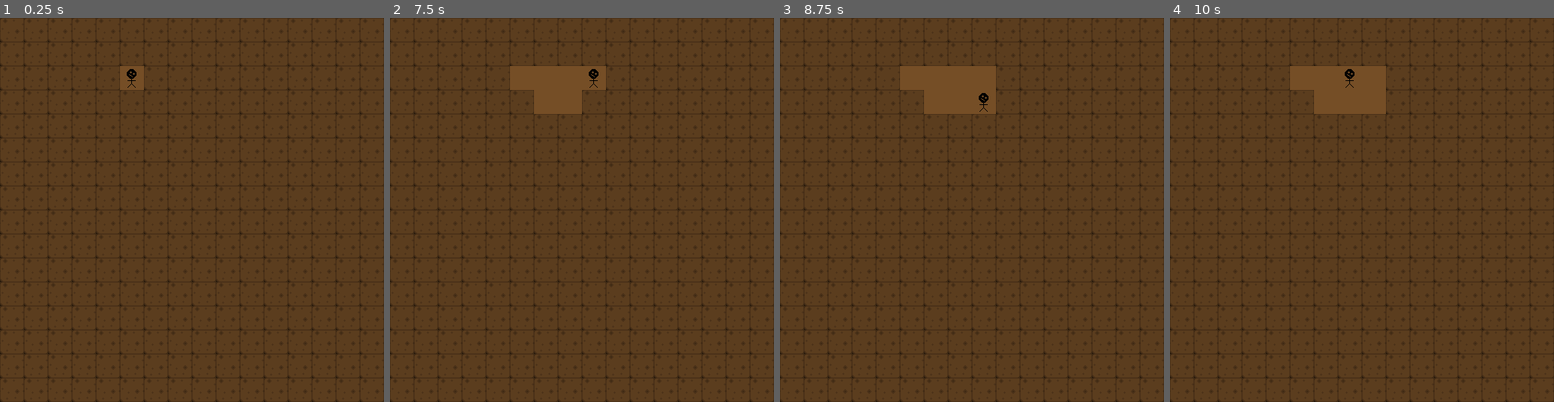
Above: before the commit, frames 1-4 (left to right).
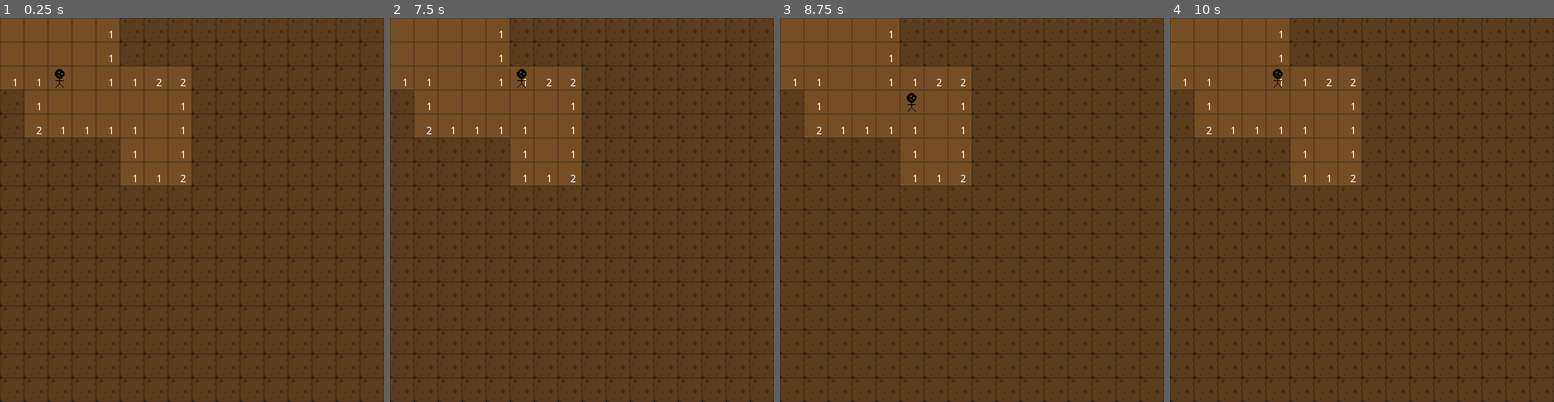
Above: after the commit, the same moments.

Repository: tehAndrew/RogueMine
Game: Godot game, scene res://scenes/Grid.tscn
Two runs of this game, one before a commit and one after it. Both use one fixed random seed, a clock stepped at 60 frames per second and the inputs below.
Inputs:
- Up to frame 1 (0.25 s): no input
- Up to frame 2 (7.5 s): tap Enter at 0.5, 2, 3.5 s; hold Right (ui_right) 0.53-1.28 s; tap Space at 1.25, 2.75, 4.25 s; hold Down (ui_down) 1.28-2.03 s; hold Right (ui_right) 2.03-2.78 s; hold Up (ui_up) 2.78-3.53 s; hold Left (ui_left) 3.53-5.03 s; hold Down (ui_down) 5.03-5.78 s; hold Right (ui_right) 5.78-6.53 s; hold Up (ui_up) 6.53-7.28 s; hold Right (ui_right) from 7.28 s (still down)
- Up to frame 3 (8.75 s): release Right (ui_right) at 8.03 s; hold Down (ui_down) from 8.03 s (still down)
- Up to frame 4 (10 s): release Down (ui_down) at 8.78 s; hold Left (ui_left) 8.78-9.53 s; hold Up (ui_up) from 9.53 s (still down)

The runs differ from the first frame. In frame 1, 13% of the frame differs, in the area x 0-50%, y 0-44%; in frame 2, 12%; in frame 3, 13%; in frame 4, 13%.

Commit message:
basic minesweeper behavior implemented

Diff:
--- a/scenes/GridNode.tscn
+++ b/scenes/GridNode.tscn
@@ -4,3 +4,11 @@
 
 [node name="GridNode" type="Node2D"]
 script = ExtResource( 1 )
+
+[node name="NeighboringMineLabel" type="Label" parent="."]
+margin_right = 32.0
+margin_bottom = 32.0
+text = "0"
+__meta__ = {
+"_edit_use_anchors_": false
+}
--- a/scripts/Grid.gd
+++ b/scripts/Grid.gd
@@ -2,6 +2,7 @@
 
 # Includes ---
 const Player = preload("res://scenes/GridObjects/Player.tscn")
+const Mine = preload("res://scenes/GridObjects/Mine.tscn")
 const GridNode = preload("res://scenes/GridNode.tscn")
 
 # Private members
@@ -33,8 +34,18 @@
 		_grid_node_arr.append(col)
 
 func _uncover(pos : Vector2) -> void:
-	_grid_node_arr[pos.x][pos.y].uncover()
-	$GridTileMap.set_cellv(pos, 1)
+	if (_grid_node_arr[pos.x][pos.y]._covered):
+		_grid_node_arr[pos.x][pos.y].uncover()
+		$GridTileMap.set_cellv(pos, 1)
+
+		if (_grid_node_arr[pos.x][pos.y]._neighboring_mines == 0):
+			for x_offset in range(-1, 2):
+				for y_offset in range(-1, 2):
+					if (!(x_offset == 0 && y_offset == 0) && _is_inside_grid(pos + Vector2(x_offset, y_offset))):
+						_uncover(pos + Vector2(x_offset, y_offset))
+
+func _is_inside_grid(pos : Vector2) -> bool:
+	return pos.x >= 0 && pos.y >= 0 && pos.x < _cell_amount.x && pos.y < _cell_amount.y
 
 # Constructor
 func init(pos : Vector2, size : Vector2, cell_amount : Vector2) -> void:
@@ -45,14 +56,41 @@
 
 	$GridTileMap.init(_cell_size)
 	_generate_grid_node_arr()
-	spawn_player(Vector2(5, 2))
+	spawn_mine(Vector2(5, 1))
+	spawn_mine(Vector2(7, 1))
+	spawn_mine(Vector2(0, 3))
+	spawn_mine(Vector2(1, 5))
+	spawn_mine(Vector2(4, 5))
+	spawn_mine(Vector2(7, 7))
+	spawn_mine(Vector2(8, 3))
+	spawn_mine(Vector2(8, 6))
+	spawn_player(Vector2(2, 2))
 
 func spawn_player(var pos : Vector2):
+	if (!_is_inside_grid(pos)):
+		push_error("Can't spawn player outside of grid.")
+		get_tree().quit()
+
 	var player : Node = Player.instance()
 	player.init(_cell_size)
 	_grid_node_arr[pos.x][pos.y].place_object(player)
 	_uncover(pos)
 	player.connect("request_movement", self, "_on_Player_request_movement")
+
+func spawn_mine(var pos : Vector2):
+	if (!_is_inside_grid(pos)):
+		push_error("Can't spawn mine outside of grid.")
+		get_tree().quit()
+
+	var mine : Node = Mine.instance()
+	mine.init(_cell_size)
+	_grid_node_arr[pos.x][pos.y].place_object(mine)
+
+	# Notify cells in eight direction about this new mines existence.
+	for x_offset in range(-1, 2):
+		for y_offset in range(-1, 2):
+			if (!(x_offset == 0 && y_offset == 0) && _is_inside_grid(pos + Vector2(x_offset, y_offset))):
+				_grid_node_arr[pos.x + x_offset][pos.y + y_offset].register_neighboring_mine()
 
 func _on_Player_request_movement(direction : String, obj_id : Node) -> void:
 	var obj_pos = obj_id.get_pos()
@@ -78,9 +116,3 @@
 				_grid_node_arr[obj_pos.x][obj_pos.y].take_object(obj_id)
 				_grid_node_arr[obj_pos.x][obj_pos.y - 1].place_object(obj_id)
 				_uncover(Vector2(obj_pos.x, obj_pos.y - 1))
-
-# Debug
-func _draw() -> void:
-	for x in range(1, _cell_amount.x):
-		for y in range(1, _cell_amount.y):
-			draw_circle (Vector2(x * _cell_size.x, y * _cell_size.y), 1, Color(0, 0, 0))
--- a/scripts/GridNode.gd
+++ b/scripts/GridNode.gd
@@ -7,6 +7,7 @@
 var _covered : bool
 var _grid_object_arr : Array
 var _size : Vector2
+var _neighboring_mines : int
 
 # Private helpers ---
 func _grid_pos() -> Vector2:
@@ -19,15 +20,27 @@
 	_grid_object_arr = []
 	_covered = true
 	_size = size
+	_neighboring_mines = 0
 	set_position(pos)
+	$NeighboringMineLabel.set_text(String(_neighboring_mines) if (_neighboring_mines > 0) else "")
+	$NeighboringMineLabel.hide()
 
 # Public methods ---
 # Uncover node, all contained objects will become visible. There is no need to cover the node
 # again because of the nature of minesweeper.
 func uncover() -> void:
 	_covered = false
+	$NeighboringMineLabel.show()
 	for grid_object in _grid_object_arr:
 		grid_object.uncover()
+
+func register_neighboring_mine() -> void:
+	_neighboring_mines += 1
+	$NeighboringMineLabel.set_text(String(_neighboring_mines))
+
+func unregister_neighboring_mine() -> void:
+	_neighboring_mines -= 1
+	$NeighboringMineLabel.set_text(String(_neighboring_mines))
 
 # Contain an object within the node.
 func place_object(grid_object : Node) -> void:
--- a/scripts/GridObject.gd
+++ b/scripts/GridObject.gd
@@ -23,18 +23,16 @@
 func init(size : Vector2) -> void:
 	_resize_sprite(size)
 
-# Setters ---
+# Public methods ---
 func set_pos(pos : Vector2) -> void:
 	_pos = pos
 
-# Getters ---
 func get_type() -> String:
 	return type
 
 func get_pos() -> Vector2:
 	return _pos
 
-# Public methods ---
 # Hide sprite.
 func cover() -> void:
 	get_child(SPRITE_INDX).set_visible(false)
Binary file changed: assets/tileset_placeholder.png
Not shown, added: favicon.png.import
